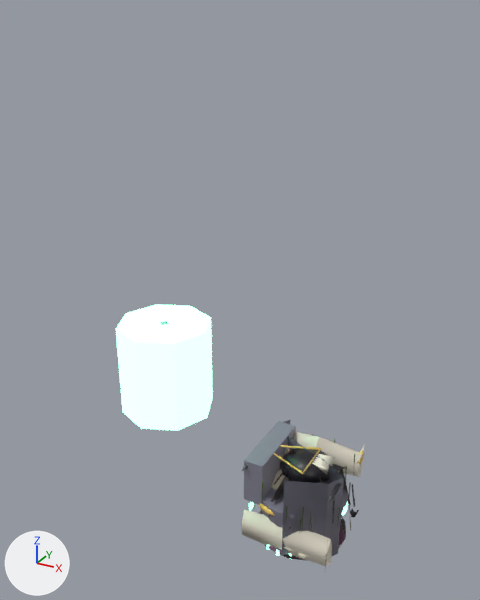
An edit to the glTF model modeles/grandline/fantome-leger.glb, drawn before and after from the same camera.
Rendered twice from a 50 mm lens placed at (4.36, -10.73, 9.55), pointed at (-1.45, -0.18, 4.27). The axes (+X, +Y, +Z) are drawn at lower left. The lights are the same throughout. The picture after the commit comes second. Vertices at exactly the same position are counted once.

Objects in the first picture: 'fantome_corps', 'fantome_lanterne', 'fantome_voile00', 'fantome_voile10', 'fantome_voile11' and 1 more.
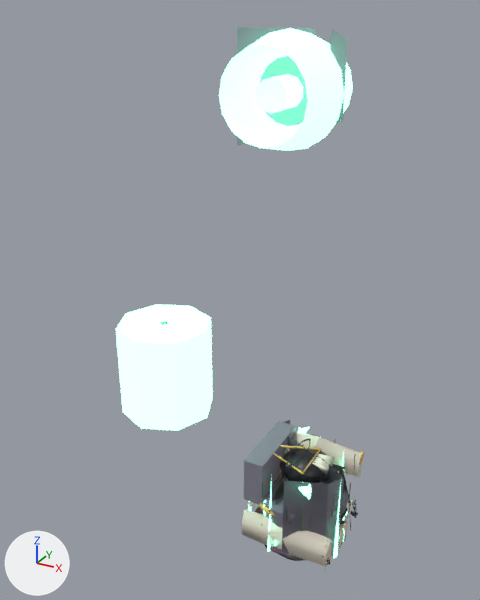
Changed parts and their boxes (x1, y1, x2, y2) in the pictures (480 x 600 px; the box of a moved part takes in the faces that stretch with it):
'fantome_fanion', added: after (219, 27, 353, 151)
    faces in mat_spectre_001 (green #8affc8, glowing green #8affc8): (219, 28, 353, 151)
    faces in mat_gris_001 (grey #8a8796): (237, 27, 348, 146)
'fantome_flammes', added: after (248, 452, 344, 558)
'fantome_follets', added: after (263, 427, 345, 541)
part 1 of me_fantome_corps_001, moved or reshaped: before (350, 509, 359, 518); after (351, 511, 358, 516)
part 2 of me_fantome_corps_001, deleted (mostly hidden): before (242, 445, 364, 558)
part 3 of me_fantome_corps_001, built on: before (254, 434, 361, 560); after (247, 434, 361, 565)

Patch to the scene script:
```diff
--- a/modeles/grandline/fantome-leger.glb.py
+++ b/modeles/grandline/fantome-leger.glb.py
@@ me_fantome_corps_001 @@
 # used by ob_fantome_corps; location = (0.0, 0.0, 0.0)
-me_fantome_corps_001.from_pydata(...)  # 1380 vertices, 2187 faces; spans x -1.0..1.0, y -1.0..1.0, z -1.0..1.0
+me_fantome_corps_001.from_pydata(...)  # 1917 vertices, 3172 faces; spans x -1.0..1.0, y -1.0..1.0, z -1.0..1.0
+# me_fantome_corps_001 part 1: the loose piece of 18 vertices spanning x 0.82..0.98, y 0.83..1.0, z -1.0..-0.82 is scaled about its middle by (0.999, 0.607, 0.44), then moved by (-0.01, 0.03, -0.05)
+# me_fantome_corps_001 part 2: 26 loose pieces with 272 vertices, spanning x -1.0..1.0, y -1.0..1.0, z -1.0..1.0, are deleted
+# me_fantome_corps_001 part 3: 27 vertices moved from x -0.88..1.0, y -0.89..0.54, z -1.0..0.65 to x -0.84..1.0, y -1.0..0.54, z -1.0..0.65; 273 vertices removed from x -1.0..1.0, y -1.0..1.0, z -1.0..0.93; 1046 vertices added at x -1.0..1.0, y -1.0..1.0, z -1.0..1.0
+# other edits to the shape of me_fantome_corps_001 do not show in these pictures
 me_fantome_corps_001.materials.append(mat_gris)
@@ me_fantome_follets @@
+me_fantome_follets.from_pydata(...)  # 230 vertices, 412 faces; spans x -1.0..1.0, y -1.0..1.0, z -1.0..1.0
+me_fantome_follets.materials.append(mat_spectre_001)  # green #8affc8, glowing green #8affc8
@@ me_fantome_flammes @@
+me_fantome_flammes.from_pydata(...)  # 49 vertices, 70 faces; spans x -1.0..1.0, y -1.0..1.0, z -1.0..1.0
+me_fantome_flammes.materials.append(mat_spectre_001)  # green #8affc8, glowing green #8affc8
@@ me_fantome_fanion @@
+me_fantome_fanion.from_pydata(...)  # 116 vertices, 204 faces; spans x -1.0..1.0, y -1.0..1.0, z -1.0..1.0
+# faces by material slot: [40, 164]
+me_fantome_fanion.materials.append(mat_gris_001)  # grey #8a8796
+me_fantome_fanion.materials.append(mat_spectre_001)  # green #8affc8, glowing green #8affc8
@@ ob_fantome_follets @@
+ob_fantome_follets = bpy.data.objects.new('fantome_follets', me_fantome_follets)
+ob_fantome_follets.location = (0.0, 0.0, 0.0)
@@ ob_fantome_flammes @@
+ob_fantome_flammes = bpy.data.objects.new('fantome_flammes', me_fantome_flammes)
+ob_fantome_flammes.location = (0.0, 0.0, 0.0)
@@ ob_fantome_fanion @@
+ob_fantome_fanion = bpy.data.objects.new('fantome_fanion', me_fantome_fanion)
+ob_fantome_fanion.location = (-0.6, 0.0, 8.25)
```
